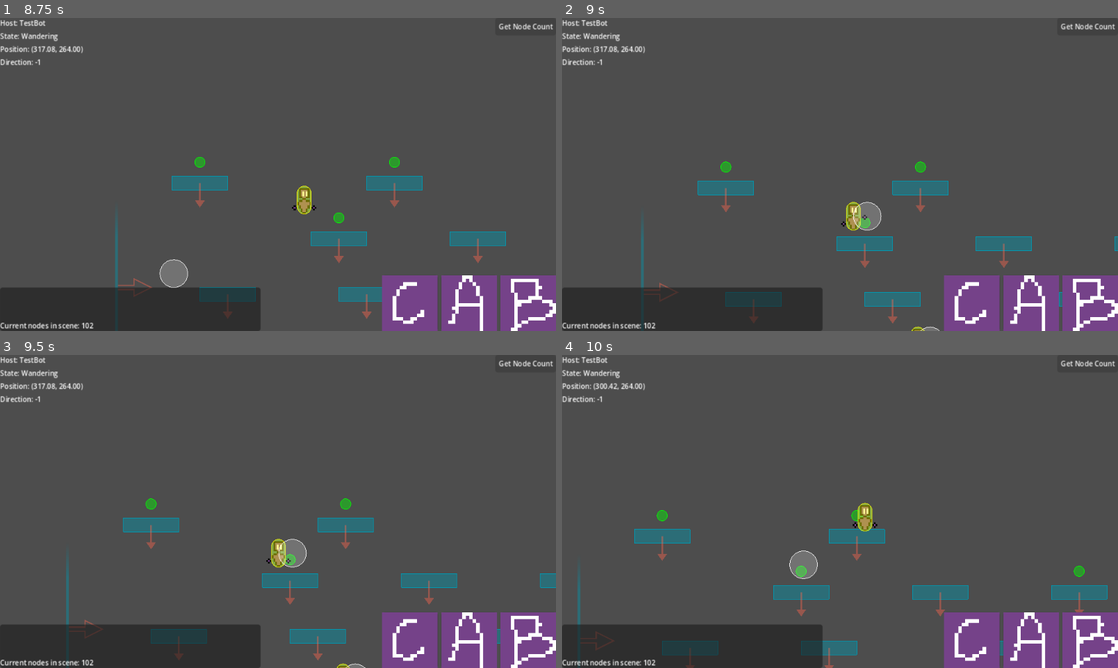
Above: before the commit, frames 1-4 (two rows, left to right).
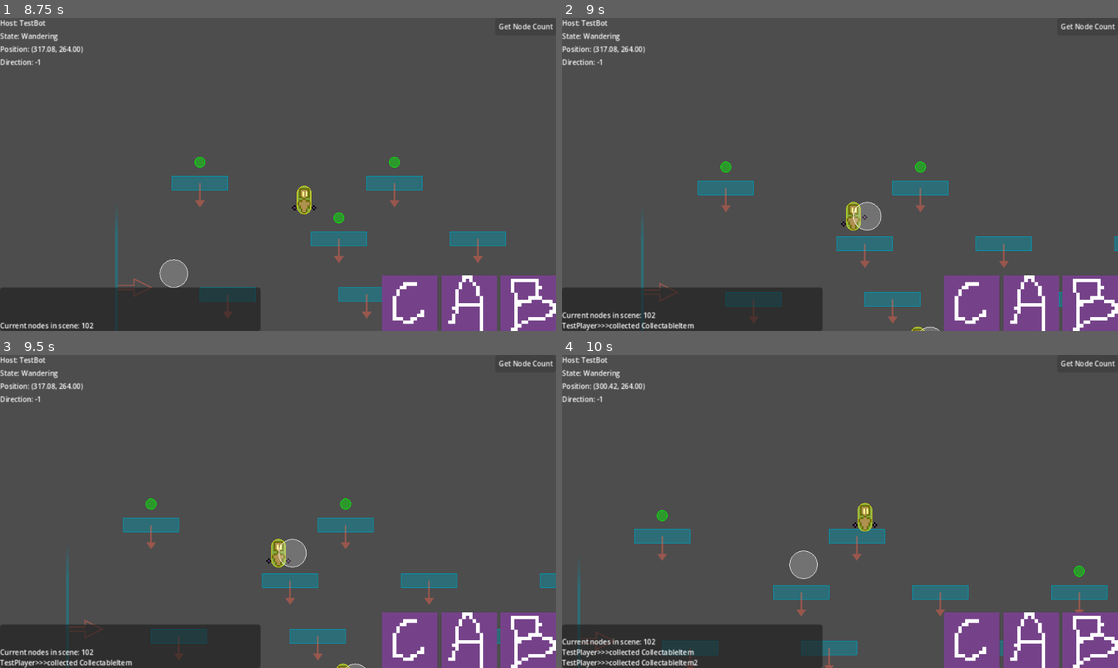
Above: after the commit, the same moments.

Repository: paruparo-dev/dreams-and-nightmares
Game: Godot game, scene res://src/core/Game.tscn
The game is run twice, just before and just after one commit, with the same random seed, the same clock (stepped at 60 frames per second) and the same inputs.
Inputs:
- Up to frame 1 (8.75 s): click "Get Node Count" at 0.5 s; hold D (MoveRight) 1.28-2.78 s; tap J (Attack) every 1.5 s from 1.35 to 7.35 s; tap Space (Jump) at 1.52, 2.27, 3.77, 4.52, 5.27, 6.77, 7.52, 8.27 s; tap S (LookDown) every 1.5 s from 2.1 to 8.1 s; hold A (MoveLeft) 2.78-3.53 s; hold D (MoveRight) 3.53-5.03 s; hold A (MoveLeft) 5.03-5.78 s; hold D (MoveRight) 5.78-6.53 s; hold A (MoveLeft) 6.53-8.03 s; hold D (MoveRight) from 8.03 s (still down)
- Up to frame 2 (9 s): keep holding D (MoveRight); tap J (Attack) at 8.85 s
- Up to frame 3 (9.5 s): keep holding D (MoveRight)
- Up to frame 4 (10 s): keep holding D (MoveRight); tap S (LookDown) at 9.6 s; tap Space (Jump) at 9.77 s

Frame 1 is identical in both runs. In frame 2, 0.6% of the frame differs, in the area x 0-56%, y 63-100%; in frame 3, 0.6%; in frame 4, 0.9%, in the area x 0-54%, y 49-100%.
Error before the commit: Parse Error: Cannot find member "COLLECTABLE" in base "Game.Layer". (res://src/gameplay/CollectableItem.gd:9)

Commit message:
feat: add "Collectable" layer and support for `CollectableItem` in `Game.tscn`
- updated `Layer` enum in `Game.gd` with new "Collectable" layer
- added `CollectableItem` instance to `TestLevel` in `Game.tscn`
- enabled `_edit_lock_` metadata for certain nodes in the scene

Diff:
--- a/src/core/Game.gd
+++ b/src/core/Game.gd
@@ -3,7 +3,7 @@
 class_name Game
 
 
-enum Layer { PLAYER, BOT, ENVIRONMENT, HITBOX, HURTBOX }
+enum Layer { NONE, PLAYER, BOT, ENVIRONMENT, HITBOX, HURTBOX, COLLECTABLE }
 
 
 func _ready() -> void:
--- a/src/core/Game.tscn
+++ b/src/core/Game.tscn
@@ -48,6 +48,7 @@
 position = Vector2(0, 192)
 collision_layer = 4
 collision_mask = 3
+metadata/_edit_lock_ = true
 
 [node name="CollisionShape2D" type="CollisionShape2D" parent="WorldRoot/LevelRoot/TestLevel/LeftBorder" unique_id=1424233476]
 shape = SubResource("WorldBoundaryShape2D_b5xfj")
@@ -56,11 +57,13 @@
 position = Vector2(640, 192)
 collision_layer = 4
 collision_mask = 3
+metadata/_edit_lock_ = true
 
 [node name="CollisionShape2D" type="CollisionShape2D" parent="WorldRoot/LevelRoot/TestLevel/RightBorder" unique_id=1971678381]
 shape = SubResource("WorldBoundaryShape2D_shdmu")
 
 [node name="EnvironmentRoot" type="Node2D" parent="WorldRoot/LevelRoot/TestLevel" unique_id=355427441]
+metadata/_edit_lock_ = true
 
 [node name="CollectableItem" parent="WorldRoot/LevelRoot/TestLevel/EnvironmentRoot" unique_id=66243956 instance=ExtResource("3_xw68a")]
 position = Vector2(256, 112)
